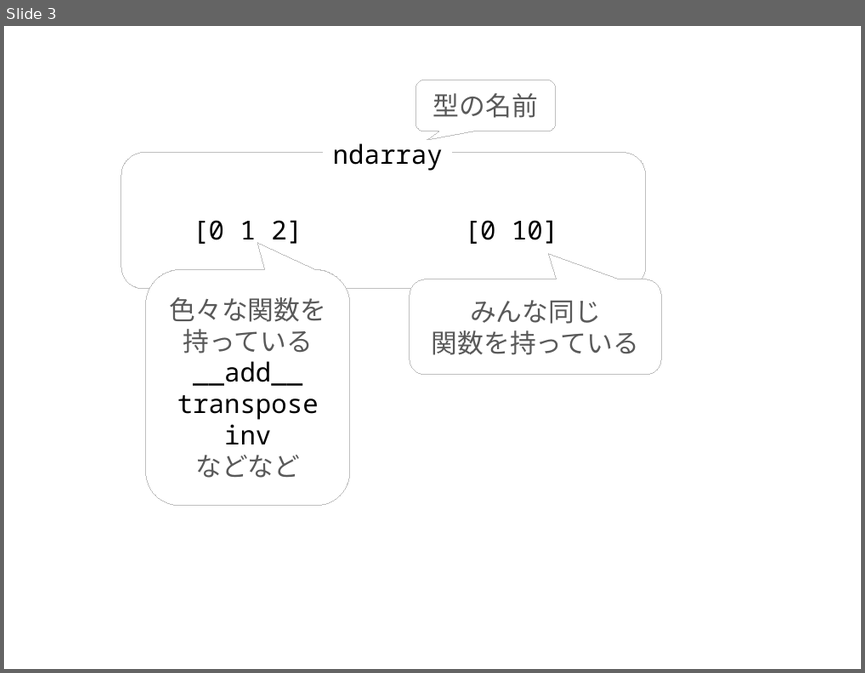
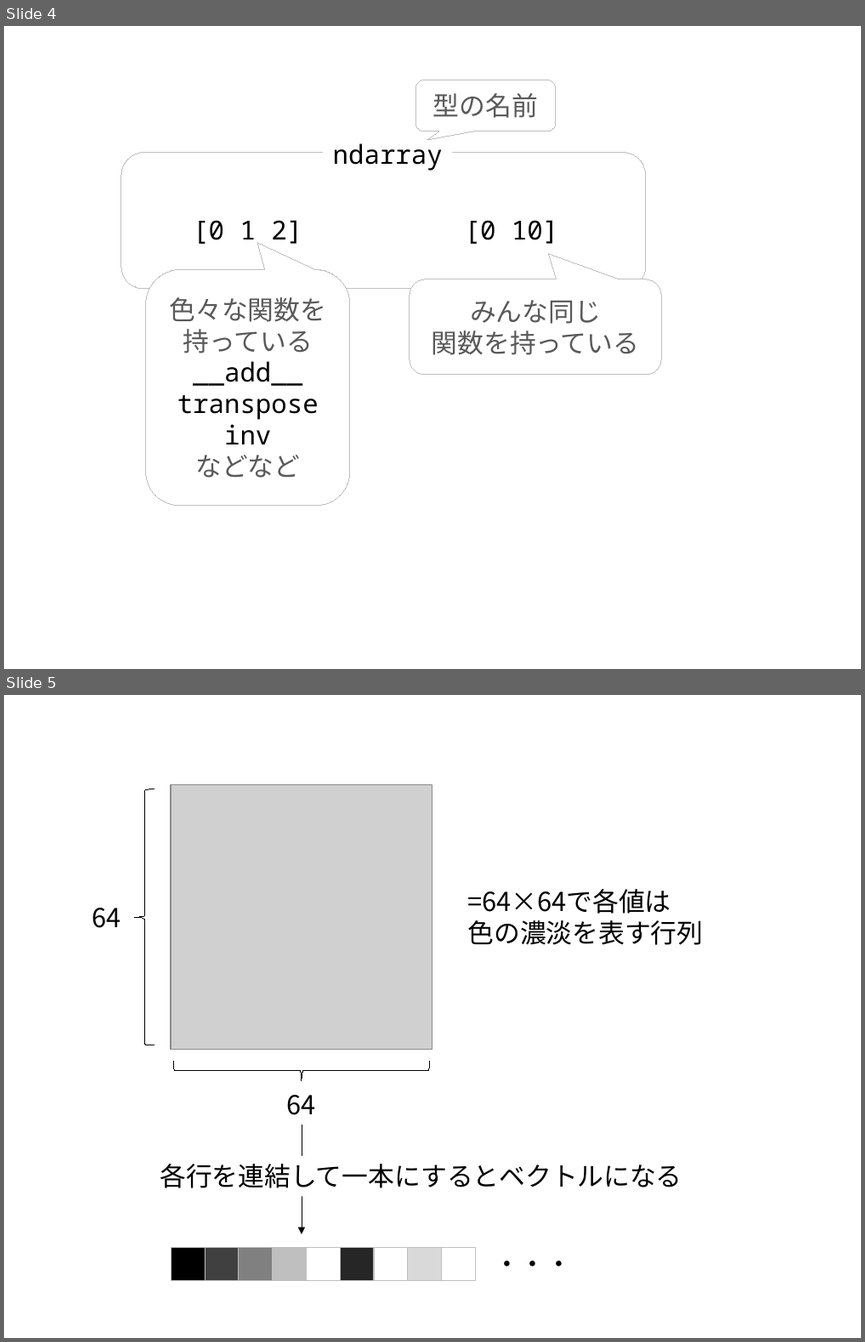
Before and after one commit to kanojikajino/lecture, a slide deck: 4/figs.pptx. Shown one above the other, each under a label of ours: slide 3 before the commit, slides 4 and 5 after it. The pictures are 865x673 and 865x1342 pixels, drawn with LibreOffice and Linux fonts; fonts in the diff are those of the drawing; grey boxes stand for pictures. Boxes give left, top, right and bottom in pixels: in the first picture for what was removed or moved away, otherwise in the second. Text is boxed around its words. In the diff, an @@ line names an element or a change of style, - is before the commit and + after.

```diff
--- a/4/figs.pptx
+++ b/4/figs.pptx
@@ slide 5 added at (x1=4, y1=695, x2=861, y2=1338), background #FFFFFF @@
@@ left brace added at (x1=135, y1=789, x2=154, y2=1045), outline #000000 0.75 pt @@
@@ picture added at (x1=171, y1=785, x2=432, y2=1049) @@
@@ text added at (x1=468, y1=889, x2=704, y2=945), 22 pt, text #000000 @@
+=64×64で各値は
+色の濃淡を表す行列
@@ text added at (x1=92, y1=907, x2=120, y2=928), 22 pt, text #000000 @@
+64
@@ left brace added at (x1=173, y1=1061, x2=429, y2=1080), outline #000000 0.75 pt @@
@@ text added at (x1=287, y1=1095, x2=316, y2=1115), 22 pt, text #000000 @@
+64
@@ arrow added from (302, 1124) to (302, 1234), #000000 0.75 pt @@
@@ text added at (x1=160, y1=1163, x2=681, y2=1188), 22 pt, text #000000 @@
+各行を連結して一本にするとベクトルになる
@@ group added at (x1=171, y1=1247, x2=475, y2=1280): 9 rectangles @@
@@ text added at (x1=494, y1=1260, x2=572, y2=1266), 22 pt, text #000000 @@
+・・・
@@ what was slide 3 is now slide 4 @@
```
Also in this commit, not shown: 2 other slides added, 5 other files.
